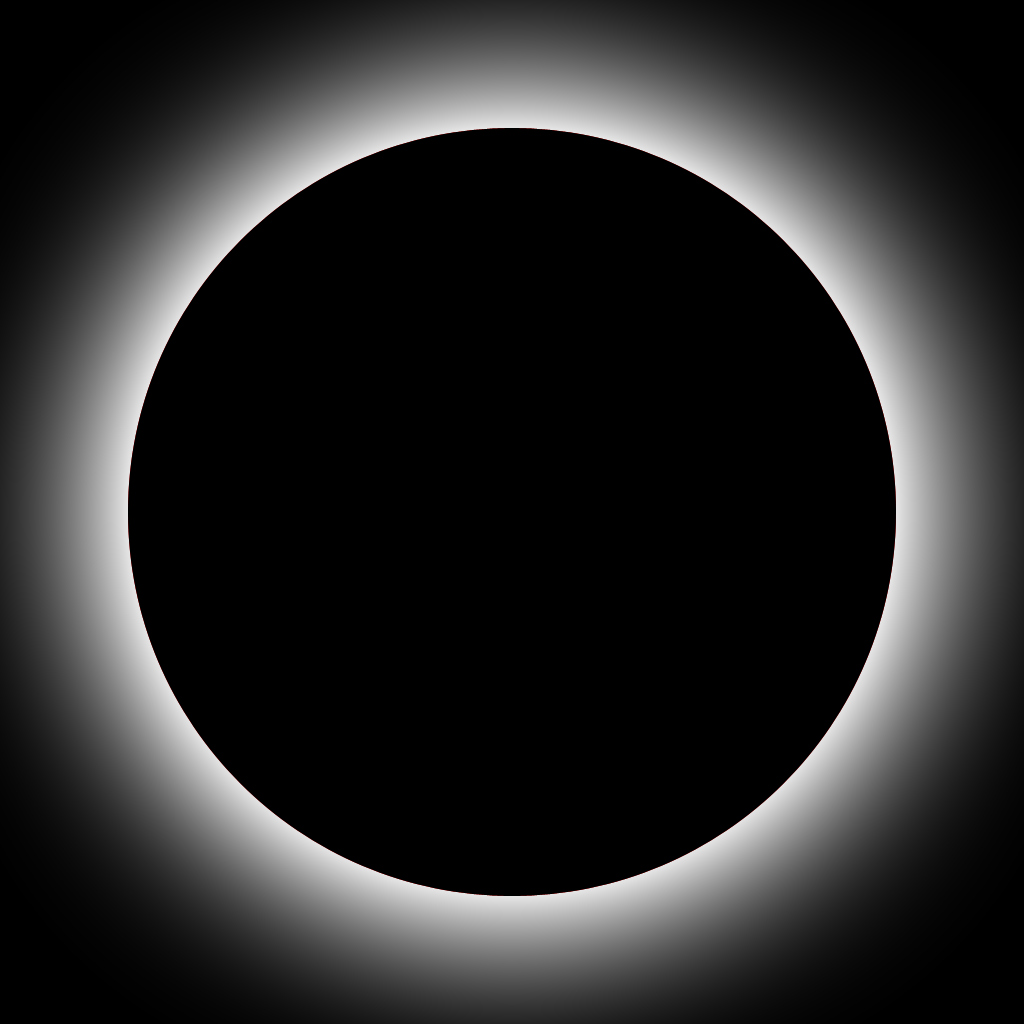
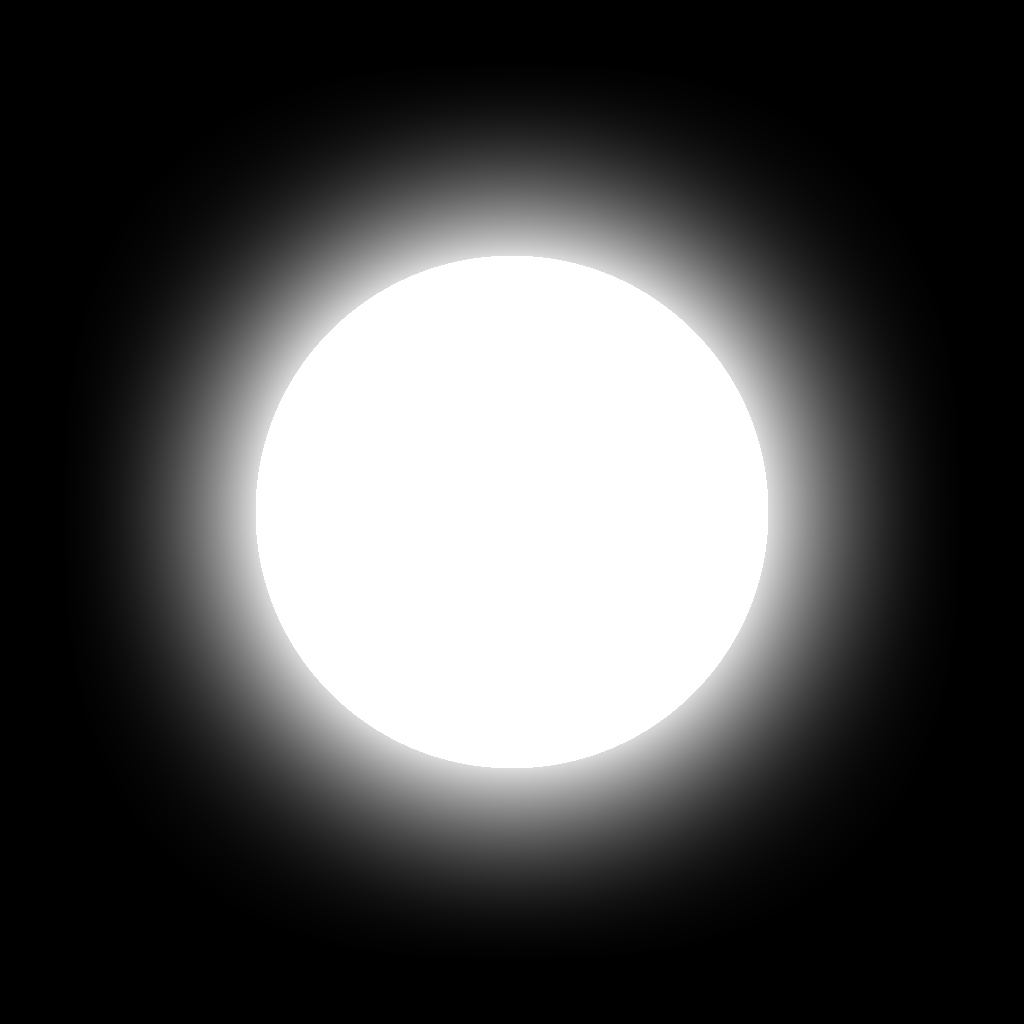
Layers edited between the first and the second (1024, 1024) image:
removed layer "Layer 2" over [0, 0, 1024, 1024]
added layer "Layer 1" above "Layer 0" over [63, 63, 961, 961]
added layer "Layer 0" over [0, 0, 1024, 1024]
